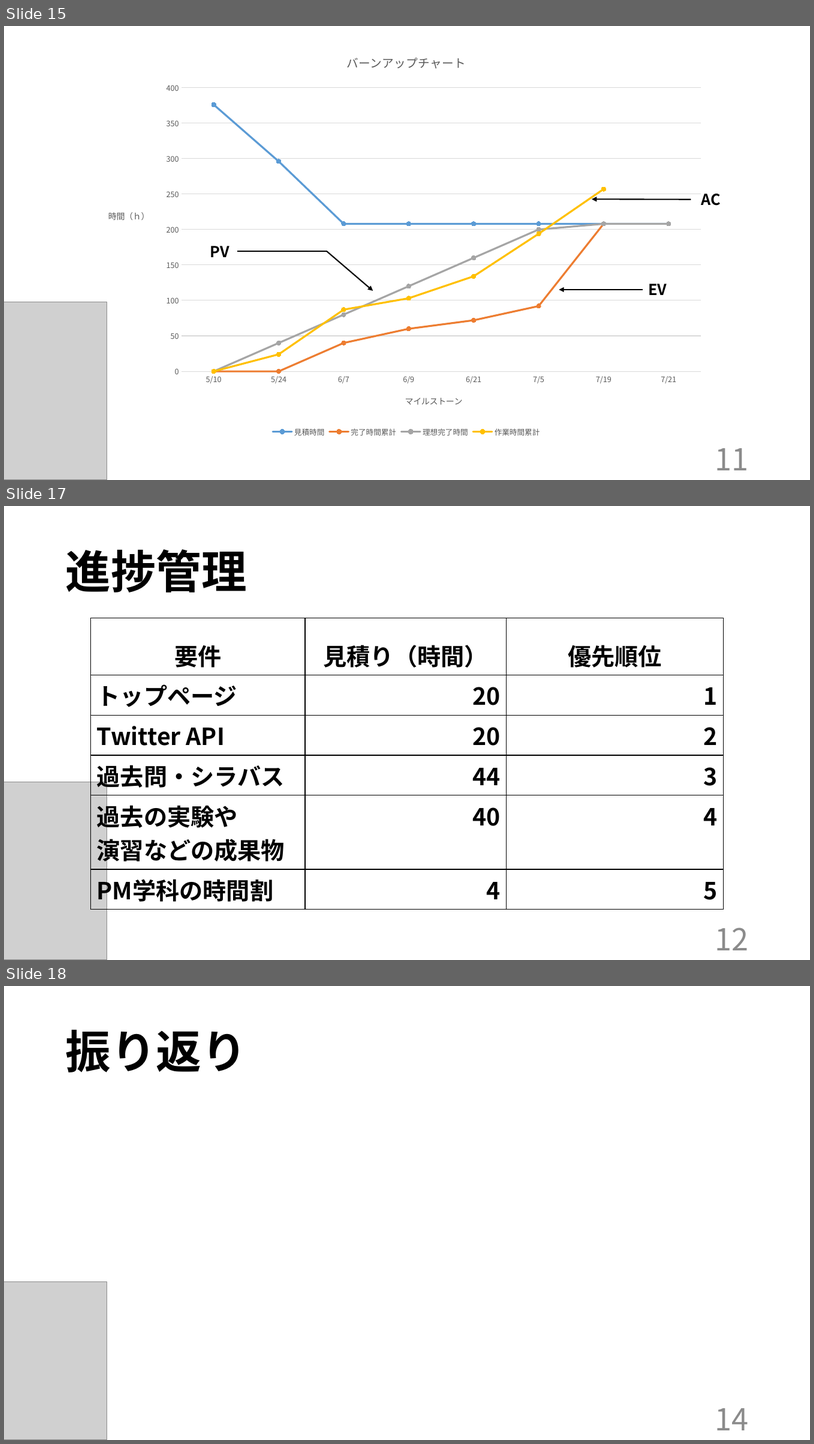
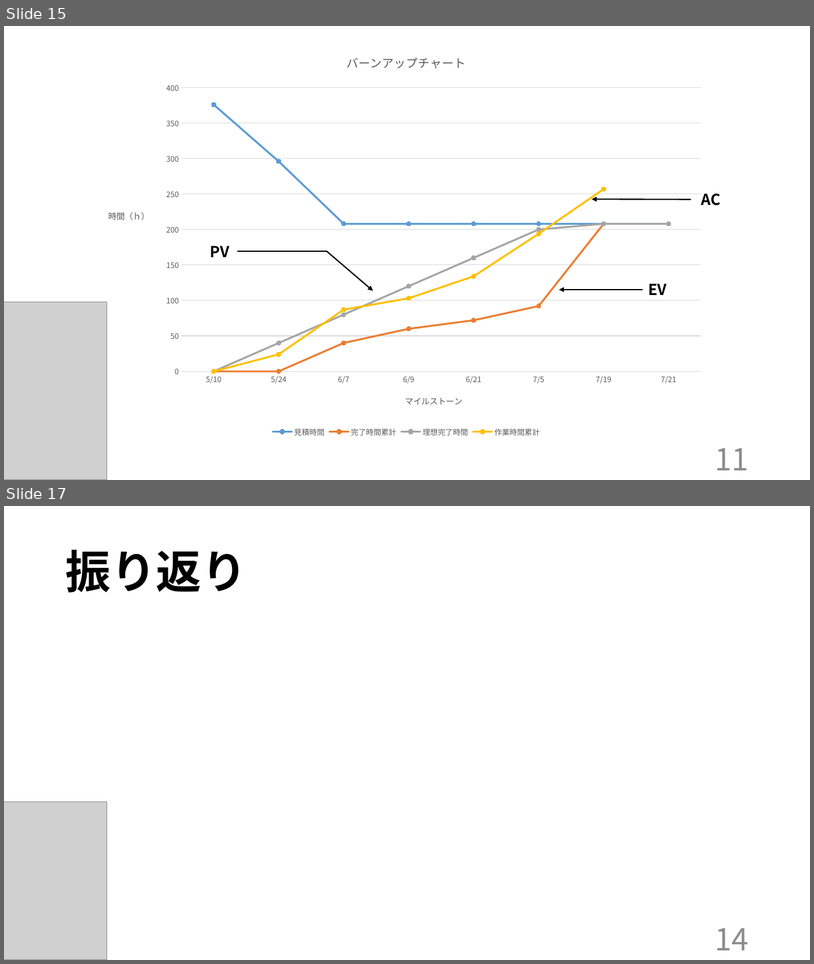
Before and after one commit to kazukiyoshida96/PM-, a slide deck: 最終.pptx. Shown one above the other, each under a label of ours: slides 15, 17 and 18 before the commit, slides 15 and 17 after it; the slides between them are not shown. The pictures are 814x1444 and 814x964 pixels, drawn with LibreOffice and Linux fonts; fonts in the diff are those of the drawing; grey boxes stand for pictures. Boxes give left, top, right and bottom in pixels: in the first picture for what was removed or moved away, otherwise in the second. Text is boxed around its words. In the diff, an @@ line names an element or a change of style, - is before the commit and + after.

```diff
--- a/最終.pptx
+++ b/最終.pptx
@@ slide 17 removed at (4, 506, 810, 960), background #FFFFFF @@
@@ title removed at (65, 549, 246, 592) @@
-進捗管理
@@ table removed at (91, 618, 724, 908), 6 rows, 3 columns @@
-要件 | 見積り（時間） | 優先順位
-トップページ | 20 | 1
-Twitter API | 20 | 2
-過去問・シラバス | 44 | 3
-過去の実験や / 演習などの成果物 | 40 | 4
-PM学科の時間割 | 4 | 5
@@ picture removed at (4, 782, 107, 960) @@
@@ text removed at (715, 927, 749, 950) @@
-12
@@ what was slide 18 is now slide 17 @@
```
Also in this commit, not shown: 1 slide changed.
